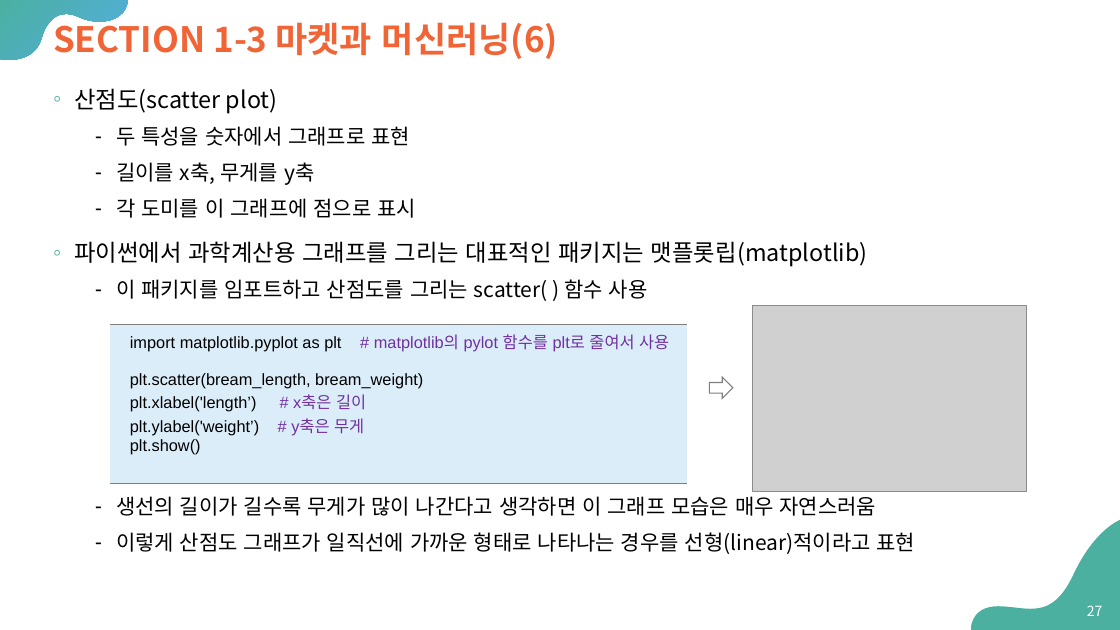
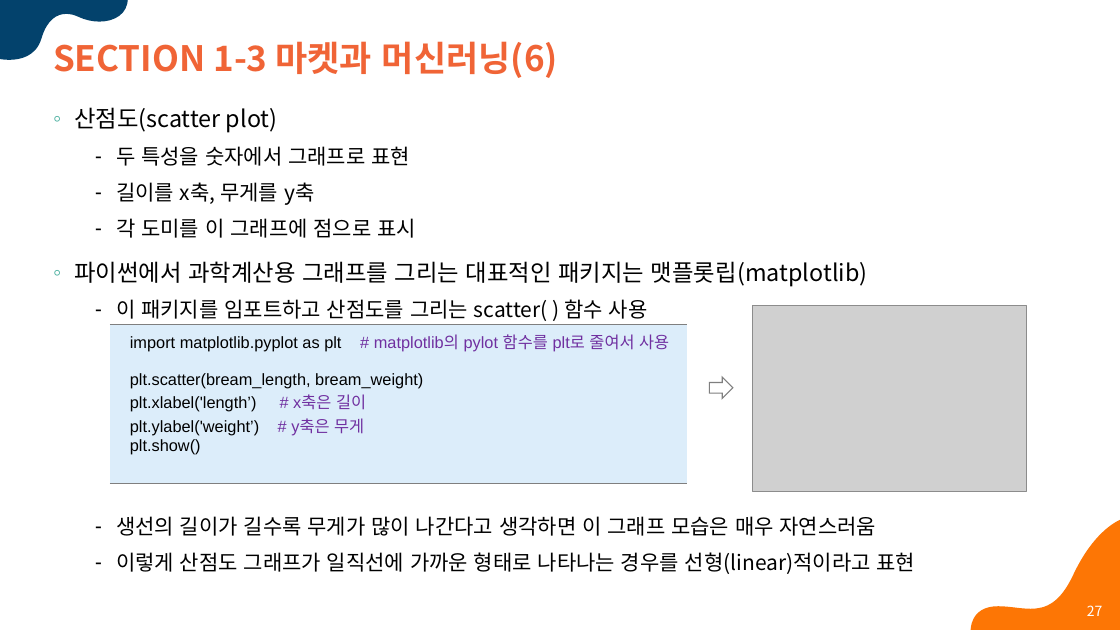
Before and after one commit to Sangdon-Park/Sangdon-Park.github.io, a slide deck: slide 27 of data/인공지능/01-인공지능개요.pptx. Drawn at 1120x630 pixels with LibreOffice and Linux fonts; fonts in the diff are those of the drawing; grey boxes stand for pictures. Boxes give left, top, right and bottom in pixels: in the first picture for what was removed or moved away, otherwise in the second. Text is boxed around its words. In the diff, an @@ line names an element or a change of style, - is before the commit and + after.

```diff
--- a/data/인공지능/01-인공지능개요.pptx
+++ b/data/인공지능/01-인공지능개요.pptx
@@ freeform shape at (0,0,128,60): fill gradient #4BB0A0 to #52AEE1 to #03426C @@
@@ title "SECTION 1-3 마켓과 머신러닝(6)" rewrapped from (53,16,558,59) to (53,41,558,78) @@
@@ text "산점도(scatter plot)": place and size @@
-text "산점도(scatter plot)" at (74,88,916,554)
+text "산점도(scatter plot)" at (74,107,916,574)
@@ freeform shape at (970,519,1120,630): fill #4BB0A0 to #FD7605 @@
```
Also in this commit, not shown: 42 other slides changed, 26 other files.
